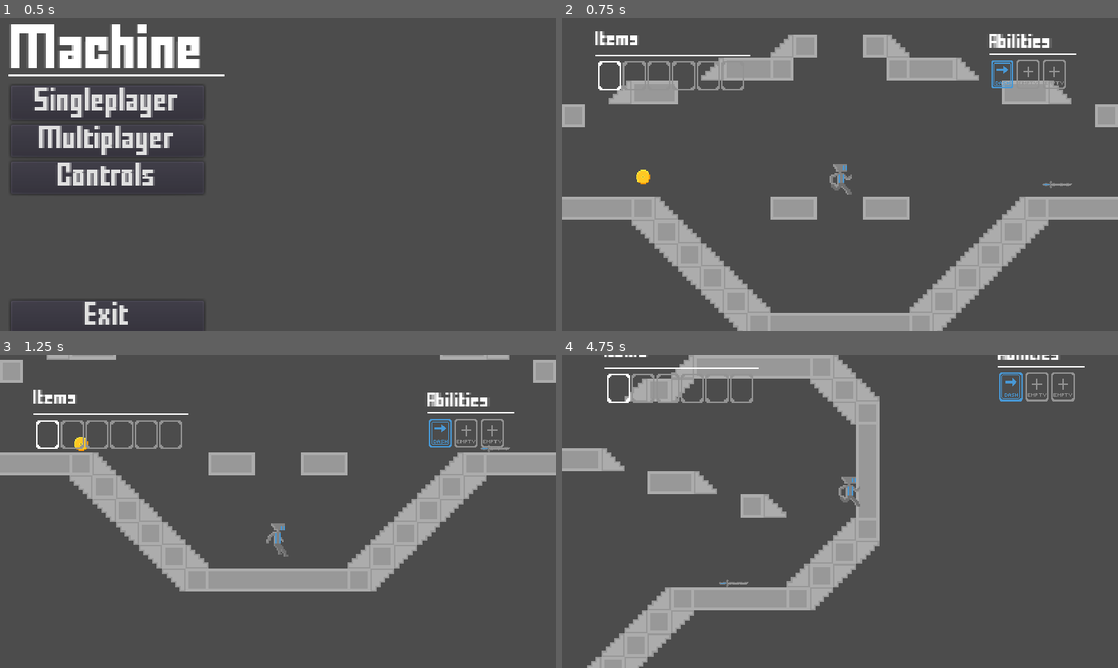
Above: before the commit, frames 1-4 (two rows, left to right).
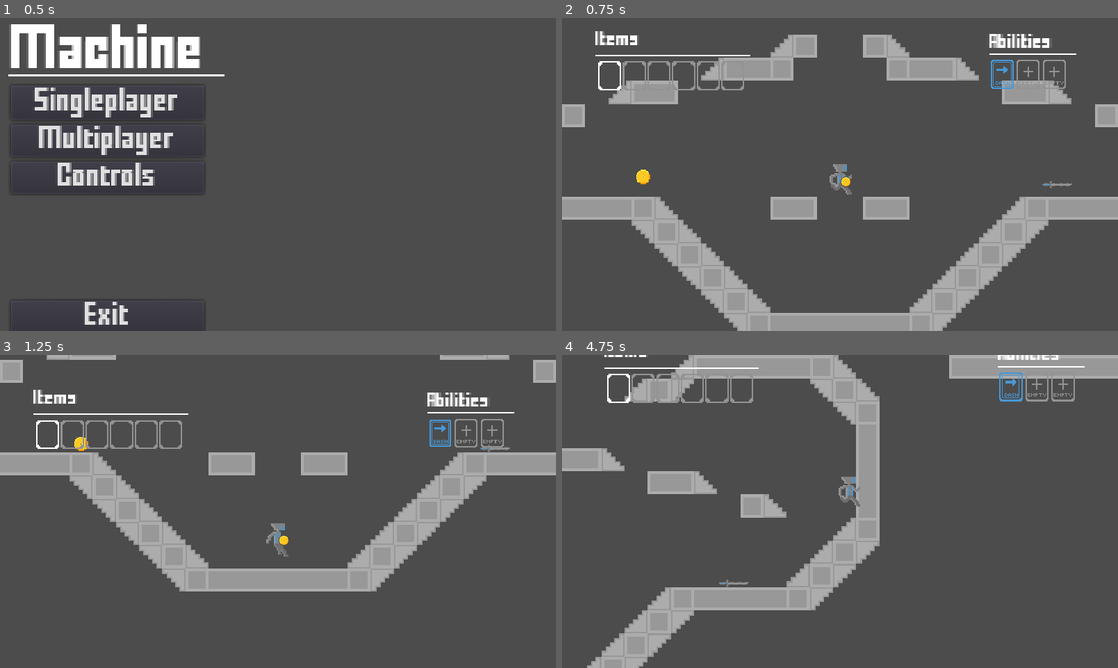
Above: after the commit, the same moments.

Repository: LQR471814/Machine
Game: Godot game, scene res://Menu.tscn
Two runs of this game, one before a commit and one after it. Both use one fixed random seed, a clock stepped at 60 frames per second and the inputs below.
Inputs:
- Up to frame 1 (0.5 s): no input
- Up to frame 2 (0.75 s): click "Singleplayer" at 0.5 s
- Up to frame 3 (1.25 s): no input
- Up to frame 4 (4.75 s): hold Ctrl (dash) 1.28-2.03 s; hold Right (ui_right) 1.28-2.78 s; tap Up (ui_up) at 1.52, 2.27, 3.77, 4.52 s; tap Q (drop_item) at 1.55, 2.1, 3.05, 3.6, 4.55 s; tap Ctrl (dash) at 2.3, 3.8 s; hold Left (ui_left) 2.78-3.53 s; hold Ctrl (dash) 2.78-3.53 s; hold Right (ui_right) from 3.53 s (still down); tap 1 (inv_slot_0) at 4.35 s

Frame 1 is identical in both runs. In frame 2, 0.2% of the frame differs, in the area x 50-82%, y 13-54%; in frame 3, 0.1%; in frame 4, 2.1%, in the area x 69-100%, y 0-14%.

Commit message:
Holding Animations Part 1

Diff:
--- a/Client.tscn
+++ b/Client.tscn
@@ -1,6 +1,7 @@
-[gd_scene load_steps=48 format=2]
+[gd_scene load_steps=51 format=2]
 
 [ext_resource path="res://maps/default/default.tscn" type="PackedScene" id=1]
+[ext_resource path="res://assets/items/test/test_item.png" type="Texture" id=2]
 [ext_resource path="res://assets/sprites/robot/moveset/run/robot_run-5.png" type="Texture" id=6]
 [ext_resource path="res://Help.tscn" type="PackedScene" id=7]
 [ext_resource path="res://assets/sprites/robot/effects/dash_left.png" type="Texture" id=8]
@@ -54,26 +55,85 @@
 
 [sub_resource type="SpriteFrames" id=6]
 animations = [ {
+"frames": [ ExtResource( 9 ) ],
+"loop": true,
+"name": "Crouch",
+"speed": 5.0
+}, {
 "frames": [ ExtResource( 30 ) ],
 "loop": true,
 "name": "Acceleration",
-"speed": 5.0
-}, {
-"frames": [ ExtResource( 9 ) ],
-"loop": true,
-"name": "Crouch",
-"speed": 5.0
-}, {
-"frames": [ ExtResource( 12 ) ],
-"loop": true,
-"name": "Fall",
 "speed": 5.0
 }, {
 "frames": [ ExtResource( 27 ), ExtResource( 11 ), ExtResource( 15 ), ExtResource( 6 ) ],
 "loop": true,
 "name": "Run",
 "speed": 8.0
-} ]
+}, {
+"frames": [ ExtResource( 12 ) ],
+"loop": true,
+"name": "Fall",
+"speed": 5.0
+} ]
+
+[sub_resource type="Animation" id=18]
+resource_name = "idle"
+length = 0.001
+loop = true
+tracks/0/type = "value"
+tracks/0/path = NodePath(".:position")
+tracks/0/interp = 1
+tracks/0/loop_wrap = true
+tracks/0/imported = false
+tracks/0/enabled = true
+tracks/0/keys = {
+"times": PoolRealArray( 0 ),
+"transitions": PoolRealArray( 1 ),
+"update": 0,
+"values": [ Vector2( 4, 1 ) ]
+}
+tracks/1/type = "value"
+tracks/1/path = NodePath(".:rotation_degrees")
+tracks/1/interp = 1
+tracks/1/loop_wrap = true
+tracks/1/imported = false
+tracks/1/enabled = true
+tracks/1/keys = {
+"times": PoolRealArray( 0 ),
+"transitions": PoolRealArray( 1 ),
+"update": 0,
+"values": [ 0.0 ]
+}
+
+[sub_resource type="Animation" id=19]
+resource_name = "run"
+length = 0.5
+loop = true
+step = 0.125
+tracks/0/type = "value"
+tracks/0/path = NodePath(".:position")
+tracks/0/interp = 1
+tracks/0/loop_wrap = true
+tracks/0/imported = false
+tracks/0/enabled = true
+tracks/0/keys = {
+"times": PoolRealArray( 0, 0.125, 0.25, 0.375 ),
+"transitions": PoolRealArray( 0, 0, 0, 0 ),
+"update": 0,
+"values": [ Vector2( 8, -5 ), Vector2( 7, 0 ), Vector2( 7, 2 ), Vector2( 6, -4 ) ]
+}
+tracks/1/type = "value"
+tracks/1/path = NodePath(".:rotation_degrees")
+tracks/1/interp = 1
+tracks/1/loop_wrap = true
+tracks/1/imported = false
+tracks/1/enabled = true
+tracks/1/keys = {
+"times": PoolRealArray( 0, 0.125, 0.25, 0.375 ),
+"transitions": PoolRealArray( 0, 0, 0, 0 ),
+"update": 0,
+"values": [ 0.0, 16.9, 25.0, -25.0 ]
+}
 
 [sub_resource type="Animation" id=7]
 length = 0.5
@@ -90,6 +150,18 @@
 "update": 0,
 "values": [ Vector2( 0, 0 ), Vector2( 0, -1 ), Vector2( 0, 0 ), Vector2( 0, 1 ), Vector2( 0, 0 ), Vector2( 0, 1 ) ]
 }
+tracks/1/type = "value"
+tracks/1/path = NodePath("BackItemSprite:position")
+tracks/1/interp = 1
+tracks/1/loop_wrap = true
+tracks/1/imported = false
+tracks/1/enabled = true
+tracks/1/keys = {
+"times": PoolRealArray( 0, 0.1, 0.2, 0.3, 0.4, 0.5 ),
+"transitions": PoolRealArray( 0.37, 0.37, 0.37, 0.37, 0.37, 0.37 ),
+"update": 0,
+"values": [ Vector2( 9.53674e-07, -2 ), Vector2( 0, -3 ), Vector2( 0, -2 ), Vector2( 0, -1 ), Vector2( 0, -2 ), Vector2( 0, -1 ) ]
+}
 
 [sub_resource type="DynamicFont" id=8]
 size = 8
@@ -240,11 +312,24 @@
 smoothing_enabled = true
 smoothing_speed = 10.0
 
+[node name="BackItemSprite" type="Sprite" parent="Player"]
+position = Vector2( 0, -2 )
+rotation = 3.14159
+scale = Vector2( 0.75, 0.75 )
+
 [node name="Sprite" type="AnimatedSprite" parent="Player"]
 frames = SubResource( 6 )
-animation = "Acceleration"
-
-[node name="ItemSprite" type="Sprite" parent="Player"]
+animation = "Run"
+frame = 3
+
+[node name="HandItemSprite" type="Sprite" parent="Player"]
+position = Vector2( 4, 1 )
+scale = Vector2( 0.5, 0.5 )
+texture = ExtResource( 2 )
+
+[node name="Animations" type="AnimationPlayer" parent="Player/HandItemSprite"]
+anims/idle = SubResource( 18 )
+anims/run = SubResource( 19 )
 
 [node name="Animations" type="AnimationPlayer" parent="Player"]
 anims/Run = SubResource( 7 )
@@ -298,7 +383,6 @@
 scale = Vector2( 0.5, 0.5 )
 frames = SubResource( 9 )
 animation = "DashReady"
-frame = 2
 playing = true
 
 [node name="Empty_0" type="VBoxContainer" parent="Player/Cooldowns/Container/Cooldowns"]
--- a/items/Sword.tscn
+++ b/items/Sword.tscn
@@ -23,6 +23,7 @@
 script = ExtResource( 3 )
 scenePath = "res://items/Sword.tscn"
 spritePath = "res://assets/items/sword_0/Sword_0.png"
+held = true
 durability = 100.0
 damage = 10.0
 
--- a/items/test.tscn
+++ b/items/test.tscn
@@ -23,7 +23,6 @@
 script = ExtResource( 3 )
 scenePath = "res://items/test.tscn"
 spritePath = "res://assets/items/test/test_item.png"
-held = true
 type = -1
 durability = -1.0
 damage = -1.0
--- a/maps/default/default.tscn
+++ b/maps/default/default.tscn
@@ -268,12 +268,15 @@
 collision_layer = 3
 collision_mask = 3
 format = 1
-tile_data = PoolIntArray( -524304, 1, 0, -524303, 0, 0, -524 …(169 unchanged characters)… 1, 0, 5, -589810, 0, 0, -589809, 2, 0, -458769, 1, 0, -458768, 0, 0, -458767, 4, …(1607 unchanged characters)…
+tile_data = PoolIntArray( -524304, 1, 0, -524303, 0, 0, -524 …(169 unchanged characters)… 1, 0, 5, -589810, 0, 0, -589809, 2, 0, -589804, 0, 13, -589803, 0, 5, -589802, 0, 5, -589801, 0, 5, -589800, 0, 5, -589799, 0, 5, -589798, 0, 5, -589797, 0, 5, -589796, 0, 5, -589795, 0, 5, -589794, 0, 5, -589793, 0, 5, -589792, 0, 5, -589791, 0, 5, -589790, 0, 5, -589789, 0, 5, -589788, 0, 5, -589787, 0, 5, -589786, 0, 5, -589785, 0, 5, -589784, 0, 5, -589783, 0, 5, -589782, 0, 5, -589781, 0, 5, -589780, 0, 5, -589779, 0, 5, -589778, 0, 5, -589777, 0, 12, -458769, 1, 0, -458768, 0, 0, -458767, 4, …(1607 unchanged characters)…
 
 [node name="Items" type="Node2D" parent="."]
 
 [node name="sword" parent="Items" instance=ExtResource( 1 )]
 position = Vector2( 150, 4 )
+held = false
+onBack = true
 
 [node name="test_item" parent="Items" instance=ExtResource( 7 )]
 position = Vector2( -136, -1 )
+held = true
--- a/src/Item.gd
+++ b/src/Item.gd
@@ -3,15 +3,17 @@
 class_name Item
 
 var held : bool
+var onBack : bool
 var type : int
 var durability : float
 var damage : float
 var sprite : String
 var scene : String
 
-func _init(init_type : int, init_dura : float, init_damage : float, init_sprite : String, init_held : bool, init_scene : String):
+func _init(init_type : int, init_dura : float, init_damage : float, init_sprite : String, init_held : bool, init_onBack : bool, init_scene : String):
 	type = init_type
 	held = init_held
+	onBack = init_onBack
 	durability = init_dura
 	damage = init_damage
 	sprite = init_sprite
--- a/src/ItemRigidBody.gd
+++ b/src/ItemRigidBody.gd
@@ -3,6 +3,7 @@
 export var scenePath : String
 export var spritePath : String
 export var held : bool
+export var onBack : bool
 export var type : int
 export var durability : float
 export var damage : float
--- a/src/ItemScript.gd
+++ b/src/ItemScript.gd
@@ -4,8 +4,7 @@
 
 func _ready():
 	#? Construct object based off of item configuration
-	print(get_parent().scenePath)
-	itemObject = preload("res://src/Item.gd").new(get_parent().type, get_parent().durability, get_parent().damage, get_parent().spritePath, get_parent().held, get_parent().scenePath)
+	itemObject = preload("res://src/Item.gd").new(get_parent().type, get_parent().durability, get_parent().damage, get_parent().spritePath, get_parent().held, get_parent().onBack, get_parent().scenePath)
 
 	#? Misc Configuration
 	self.scale = Vector2(0.75, 0.75)
--- a/src/Player.gd
+++ b/src/Player.gd
@@ -29,6 +29,8 @@
 onready var dashEffectLeft = $DashEffectLeft
 onready var dashEffectRight = $DashEffectRight
 onready var helpGui = $Help
+onready var backItemSprite = $BackItemSprite
+onready var handItemSprite = $HandItemSprite
 
 var invSlotActions = ["inv_slot_0", "inv_slot_1", "inv_slot_2", "inv_slot_3", "inv_slot_4", "inv_slot_5"]
 var toggledHelp = -1
@@ -54,6 +56,7 @@
 	var itemSwitch = checkForItemSwitch() #? Check for item slot switch
 	if itemSwitch != -1: #? If item slot switch is true then switch item slot
 		switchItem(itemSwitch)
+		setItemSprite()
 
 	if Input.is_action_just_pressed("help"): #? Check for toggle help
 		toggledHelp = toggledHelp * -1
@@ -114,13 +117,14 @@
 					sprite.frame = 2
 					sprite.playing = false
 					animationPlayer.stop()
+
 				else: #? If not jumping
-		#			if motion.x == MAX_SPEED or motion.x > MAX_SPEED - SPRINT_THRESH or motion.x == -MAX_SPEED or motion.x < -MAX_SPEED + SPRINT_THRESH: #? If running
-		#				sprite.animation = "Run"
-
-					if motion.x == 0: #? If Still
+
+					if motion.x == 0: #? If Still / idle
 						sprite.animation = "Acceleration"
 						sprite.playing = false
+
+						handItemSprite.get_node("Animations").play("idle")
 
 				#? Disable crouch hitbox
 				crouchCollider.disabled = true
@@ -134,9 +138,6 @@
 
 				#? Movement Handler
 				if input != 0: #? If user moved left or right
-			#		motion.x += input * ACCELERATION * delta
-			#		motion.x = clamp(motion.x, -MAX_SPEED, MAX_SPEED)
-
 					motion.x = input * MAX_SPEED
 
 					#? Replace crouch visuals with run visuals if running
@@ -144,6 +145,14 @@
 					sprite.animation = "Run"
 					sprite.playing = true
 					animationPlayer.play("Run")
+
+					if sprite.flip_h == true:
+						handItemSprite.position.x = handItemSprite.position.x * -1
+					handItemSprite.get_node("Animations").play("run")
+
+					backItemSprite.flip_h = input < 0
+
+
 			else: #? If airborne
 				animationPlayer.stop()
 
@@ -155,6 +164,7 @@
 					motion.x = input * MAX_SPEED
 
 					sprite.flip_h = input < 0 #? Flip sprite according to direction
+					backItemSprite.flip_h = input < 0
 
 				if motion.y + (GRAVITY * delta) < FALL_THRESH: #? Short fall
 					sprite.animation = "Run"
@@ -206,6 +216,7 @@
 
 	get_node("Items/Margin/ItemSlots/Item" + str(i) + "/Texture").texture = load(item_node.itemObject.sprite)
 	get_node("Items/Margin/ItemSlots/Item" + str(i) + "/Texture").scale = Vector2(0.75, 0.75)
+	setItemSprite()
 
 func handle_item_pickup(_body_id, _body, _body_shape, _area_shape, node):
 	if _body == self:
@@ -228,11 +239,29 @@
 					break
 
 			itemBar[selected_item] = null
+			setItemSprite()
 
 func _on_DashTimer_timeout():
 	canDash = true
 	get_node("Cooldowns/Container/Cooldowns/DashCooldown/DashMargin/DashCooldown").speed_scale = 1
 	get_node("Cooldowns/Container/Cooldowns/DashCooldown/DashMargin/DashCooldown").animation = "DashReady"
 
+func setItemSprite():
+	if itemBar[selected_item] != null:
+		if itemBar[selected_item].onBack == true:
+			var itemTexture = load(itemBar[selected_item].sprite)
+			handItemSprite.texture = null
+			backItemSprite.texture = itemTexture
+		elif itemBar[selected_item].held == true:
+			var itemTexture = load(itemBar[selected_item].sprite)
+			backItemSprite.texture = null
+			handItemSprite.texture = itemTexture
+		else:
+			backItemSprite.texture = null
+			handItemSprite.texture = null
+	else:
+		backItemSprite.texture = null
+		handItemSprite.texture = null
+
 func init(init_socket):
 	playerSocket = init_socket
